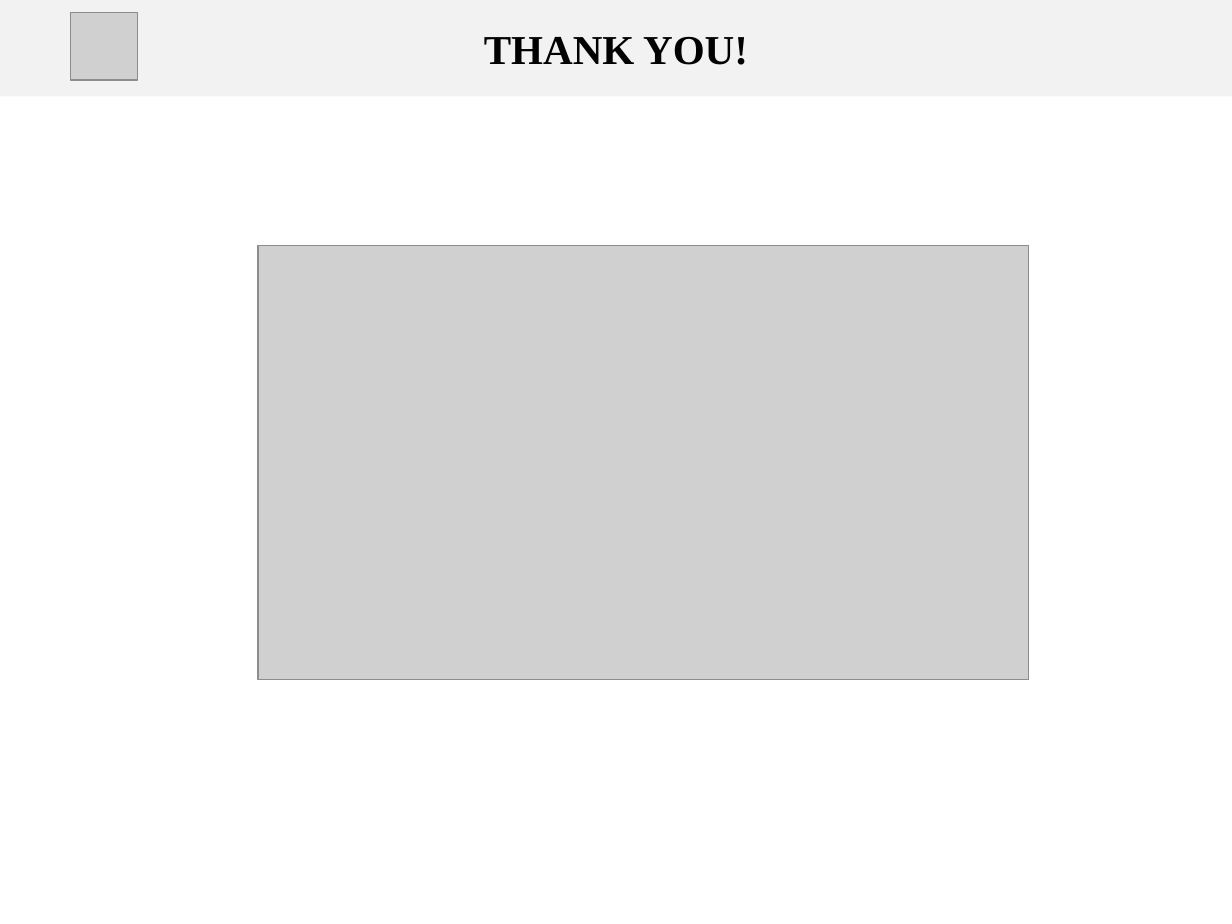
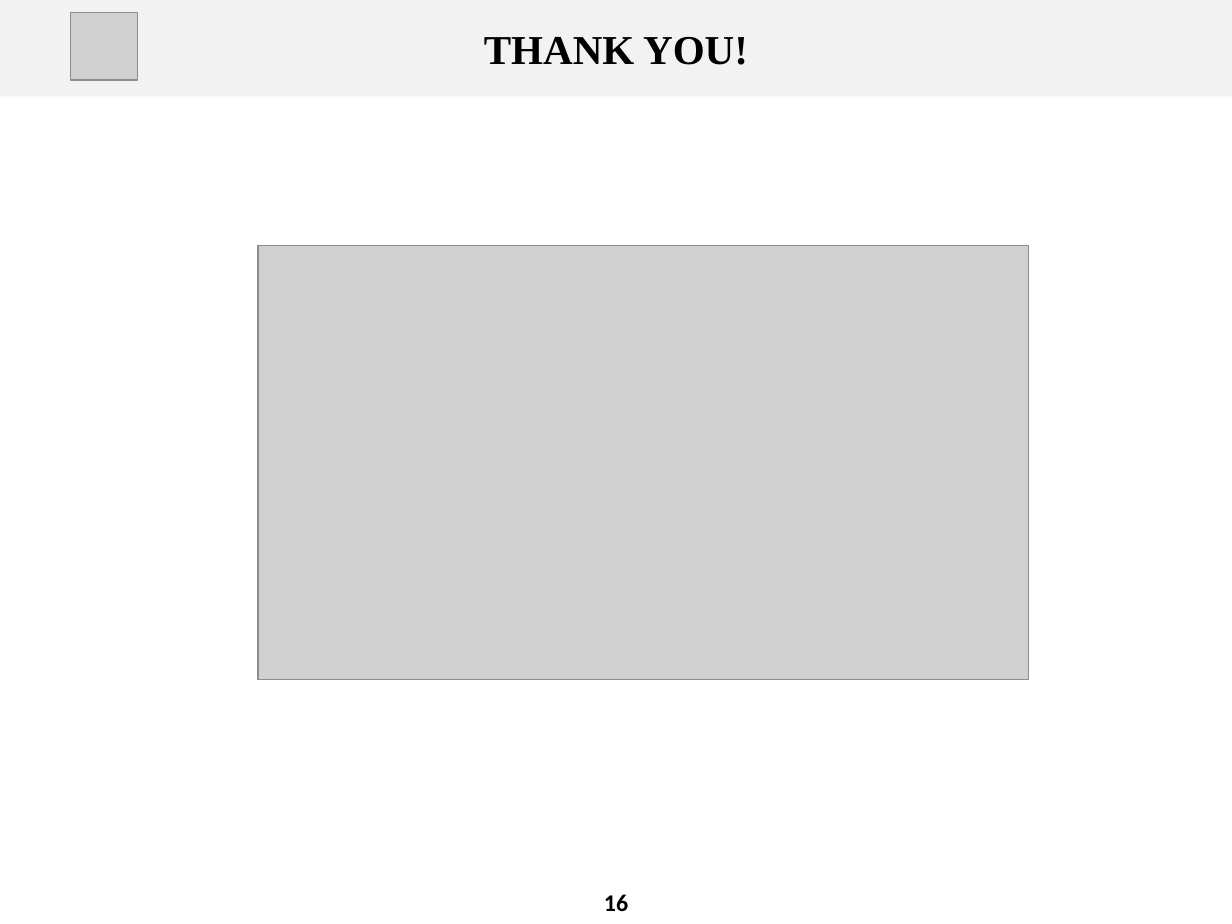
Before and after one commit to tinhphandotco/webrtc, a slide deck: slide 16 of baocao/BaoCao_DATN_TranThongThanhLuan.pptx. Drawn at 1232x924 pixels with LibreOffice and Linux fonts; fonts in the diff are those of the drawing; grey boxes stand for pictures; background and template pictures are left out. Boxes give left, top, right and bottom in pixels: in the first picture for what was removed or moved away, otherwise in the second. Text is boxed around its words. In the diff, an @@ line names an element or a change of style, - is before the commit and + after.

```diff
--- a/baocao/BaoCao_DATN_TranThongThanhLuan.pptx
+++ b/baocao/BaoCao_DATN_TranThongThanhLuan.pptx
@@ page number added at <box>604,894,628,911</box>, 14 pt, text #000000, bold @@
+16
```
Also in this commit, not shown: 15 other slides changed, 12 other files.
